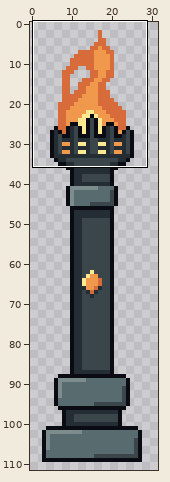
Pixel-art file: Personal_Genessis/Fondos/Assets Fortaleza/luz.aseprite. Above: a wide view before the commit, with the close-up outlined.
Close-up. Before:
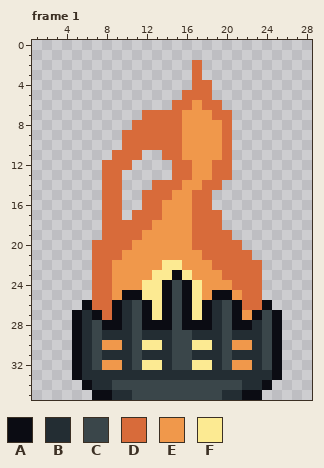
32x112 pixels, 12 frames. Shown: frame 1: x 1..28, y 0..35. The commit also changed other frames or places, which this record leaves out.
Visible layers, top first: "Layer 4", "Layer 5".
Palette (. is transparent): A #0b0c13  B #232d33  C #3a464a  D #d86b3a  E #f0984b  F #fcea92
Pixels before, frame 1, first column x 5:
 2 ............D........
 3 ............D........
 4 ............DD.......
 5 ...........DDD.......
 6 ..........DDEDD......
 7 .......DDDDEEEDD.....
 8 ......DDDDDEEEED.....
 9 .....DDDDDDEEEED.....
10 .....DDDDDDEEEED.....
11 ....DDD..DDEEEED.....
12 ...DDD....DDEEDD.....
13 ...DD.....DDEEDD.....
14 ...DD...DDDEEDD......
15 ...DD..DDDEEDD.......
16 ...DD..DDEEEDD.......
17 ...DD.DDDEEEDDD......
18 ...DDDDDEEEEDDD......
19 ...DDDDEEEEEDDDD.....
20 ..DDDDEEEEEEDDDDD....
21 ..DDDEEEEEEEEDDDDD...
22 ..DDEEEEEFFEEEDDDDD..
23 ..DDEEEEFFAFEEEDDDD..
24 ..DDEEEFFACAFEEEDDD..
25 ..DDEAAFFACAFEAAEDD..
26 .ADDABCAFACAFABCADDA.
27 ABADABCAFACAFABCAEACA
28 ABCAABCAAACAAABCAABCA
29 ABCBBBCBBBCCBBBCBBBCA
30 ABCEEBCFFBCCFFBCEEBCA
31 ABCBBBCBBBCCBBBCBBBCA
32 ABCEEBCFFBCCFFBCEEBCA
33 ABBBBBBBBBBBBBBBBBBBA
34 .ABBCCCCCCCCCCCCCBBA.
35 ..AABBCCCCCCCCCBBAA..
And afterwards:
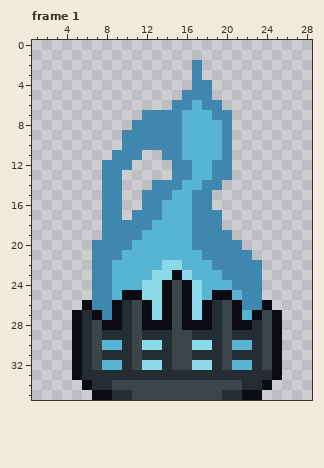
Changes in this commit:
colour D: #d86b3a -> #4087b0
colour E: #f0984b -> #57b5d3
colour F: #fcea92 -> #8cdae9
